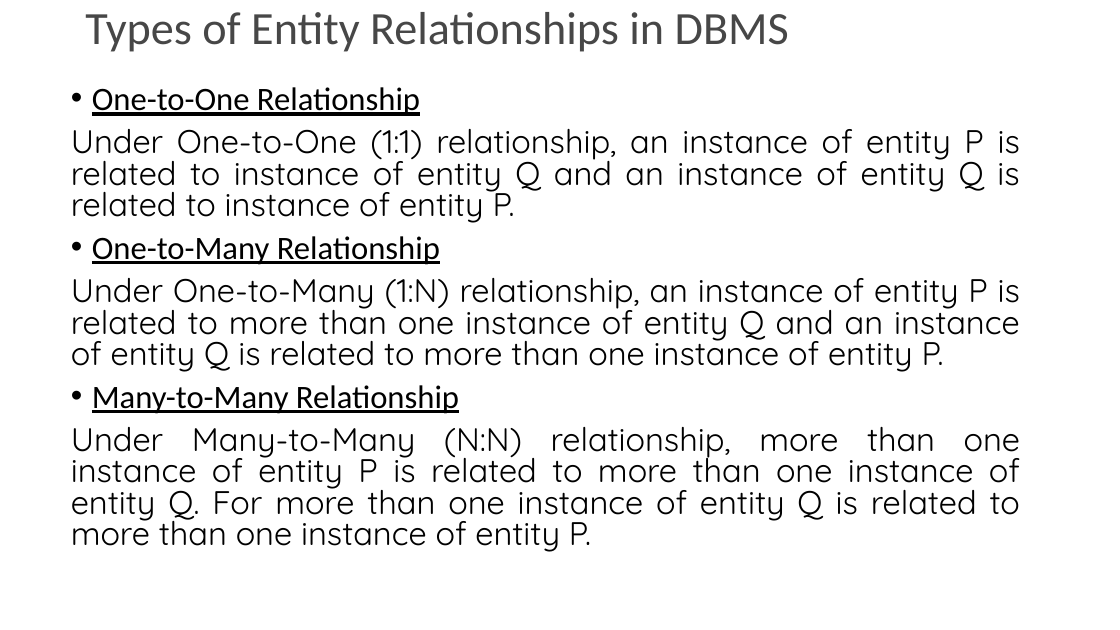
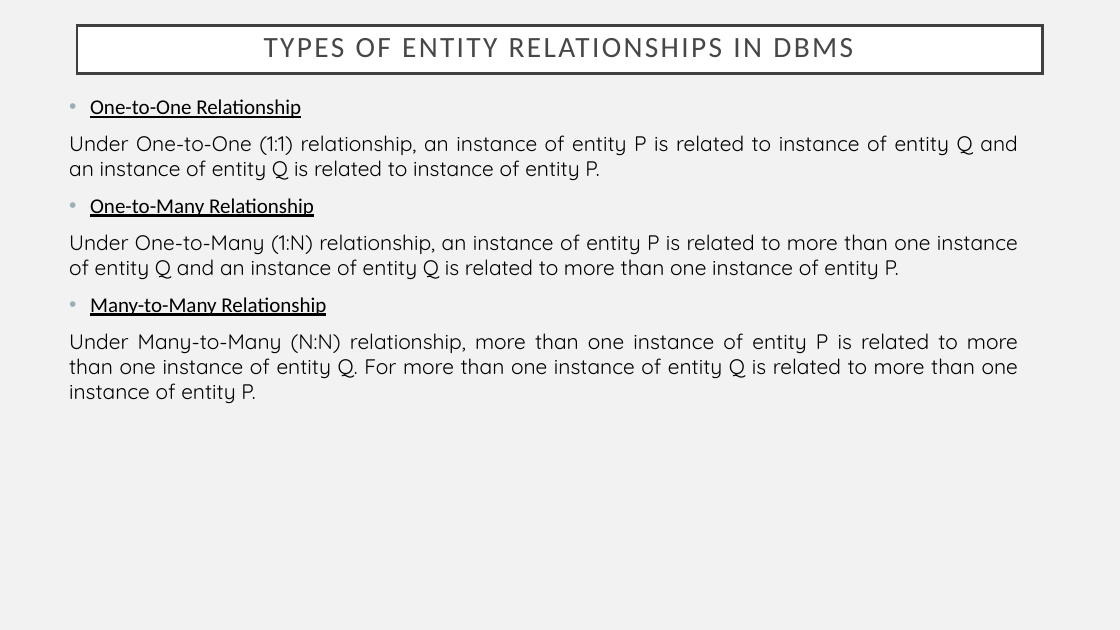
Before and after one commit to vishnuvishal-11/Vishnuvishal, a slide deck: slide 25 of Presentations/DBMS.pptx (slide 3 before the commit). Drawn at 1120x630 pixels with LibreOffice and Linux fonts; fonts in the diff are those of the drawing. Boxes give left, top, right and bottom in pixels: in the first picture for what was removed or moved away, otherwise in the second. Text is boxed around its words. In the diff, an @@ line names an element or a change of style, - is before the commit and + after.

```diff
--- a/Presentations/DBMS.pptx
+++ b/Presentations/DBMS.pptx
@@ background #FFFFFF to #F2F2F2 @@
@@ title "TYPES OF ENTITY RELATIONSHIPS IN ...": place and size @@
-title "TYPES OF ENTITY RELATIONSHIPS IN ..." at box(85, 12, 789, 52)
+title "TYPES OF ENTITY RELATIONSHIPS IN ..." at box(77, 26, 1044, 74)
@@ title "TYPES OF ENTITY RELATIONSHIPS IN ..." at box(77, 26, 1044, 74): fill none to #FFFFFF; outline none to #404040 2.5 pt @@
@@ title at box(264, 38, 853, 57): text changed; size 39.6 to 25.2 pt @@
-Types of Entity Relationships in DBMS
+TYPES OF ENTITY RELATIONSHIPS IN DBMS
@@ text "One-to-One Relationship": place and size @@
-text "One-to-One Relationship" at box(71, 87, 1020, 552)
+text "One-to-One Relationship" at box(69, 99, 1018, 403)
@@ text "One-to-One Relationship" at box(69, 99, 1018, 403): size 28 to 18 pt; line spacing 0.8 to 1 @@
```
Also in this commit, not shown: 5 other slides changed, 23 slides added, 1 other file.
